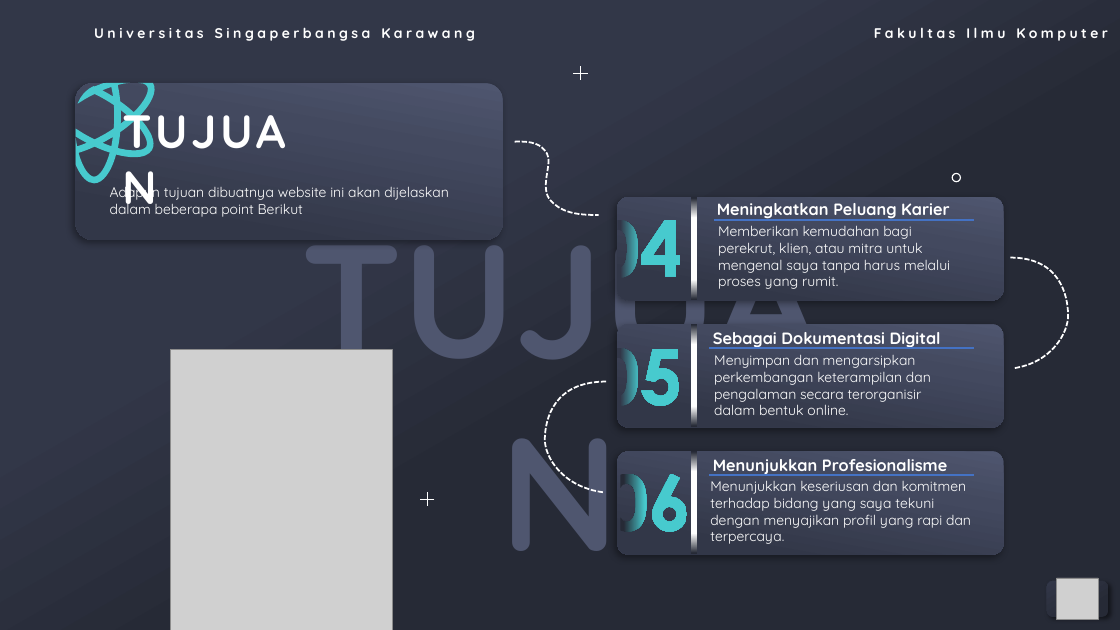
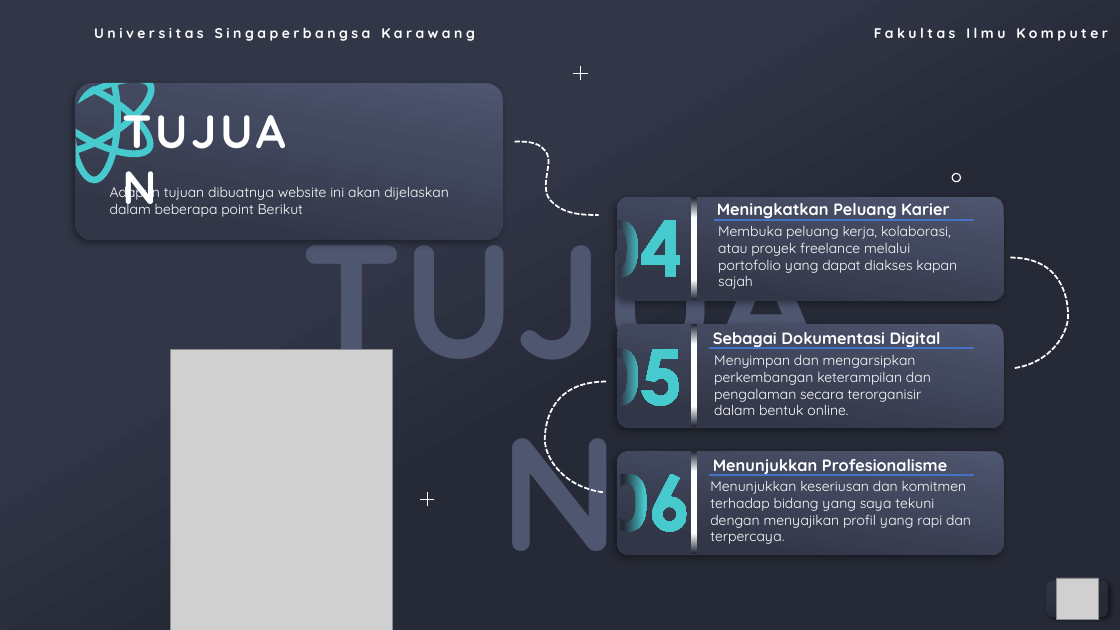
Before and after one commit to Nafhaniqi14/uasku-portofolio, a slide deck: slide 5 of slide presentasi skripsi 6.pptx. Drawn at 1120x630 pixels with LibreOffice and Linux fonts; fonts in the diff are those of the drawing; grey boxes stand for pictures; background and template pictures are left out. Boxes give left, top, right and bottom in pixels: in the first picture for what was removed or moved away, otherwise in the second. Text is boxed around its words. In the diff, an @@ line names an element or a change of style, - is before the commit and + after.

```diff
--- a/slide presentasi skripsi 6.pptx
+++ b/slide presentasi skripsi 6.pptx
@@ text at (718, 226, 957, 289): text changed @@
-Memberikan kemudahan bagi perekrut, klien, atau mitra untuk mengenal saya tanpa harus melalui proses yang rumit.
+Membuka peluang kerja, kolaborasi, atau proyek freelance melalui portofolio yang dapat diakses kapan sajah
```
Also in this commit, not shown: 3 other slides changed, 1 slide added, 1 slide removed, 2 other files.
